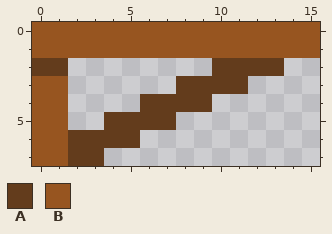
Two states of a pixel-art sprite, Assets/Sprites/Testing/platform.png. That is the earlier state.
The file is 16x8 pixels.
Palette (. is transparent): A #633c1c  B #975520
Pixels before, first column x 0:
0 BBBBBBBBBBBBBBBB
1 BBBBBBBBBBBBBBBB
2 AA........AAAA..
3 BB......AAAA....
4 BB....AAAA......
5 BB..AAAA........
6 BBAAAA..........
7 BBAA............
The same view after the edit:
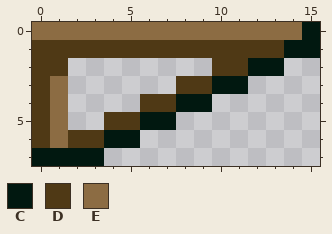
Colours new in this view: C #011810  D #4f3915  E #8c6c43
Edits made:
Changed rows in their new state; - is an unchanged pixel.
first column x 0:
0 EEEEEEEEEEEEEEEC
1 DDDDDDDDDDDDDDCC
2 DD--------DDCC--
3 DE------DDCC----
4 DE----DDCC------
5 DE--DDCC--------
6 DEDDCC----------
7 CCCC------------
